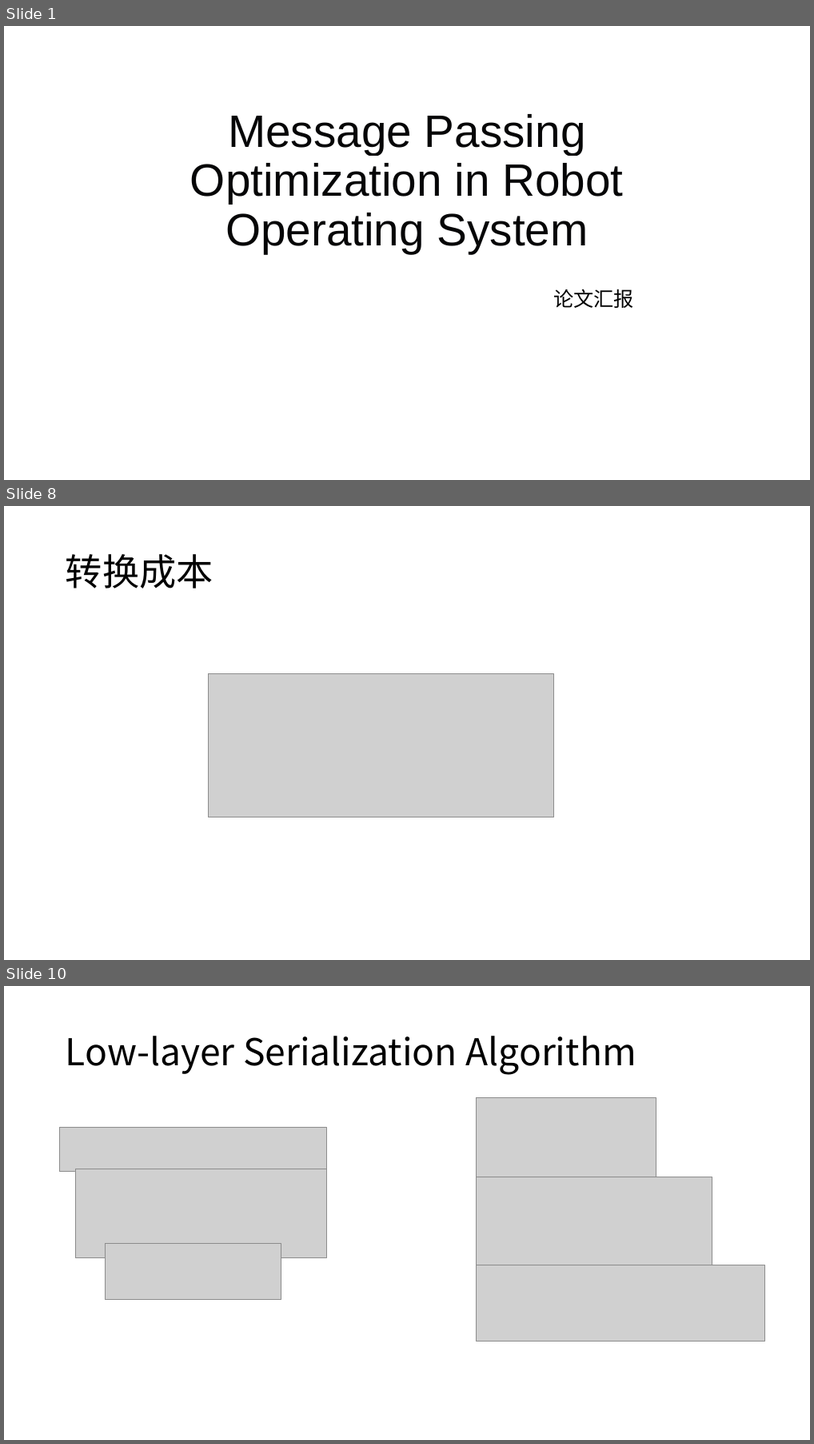
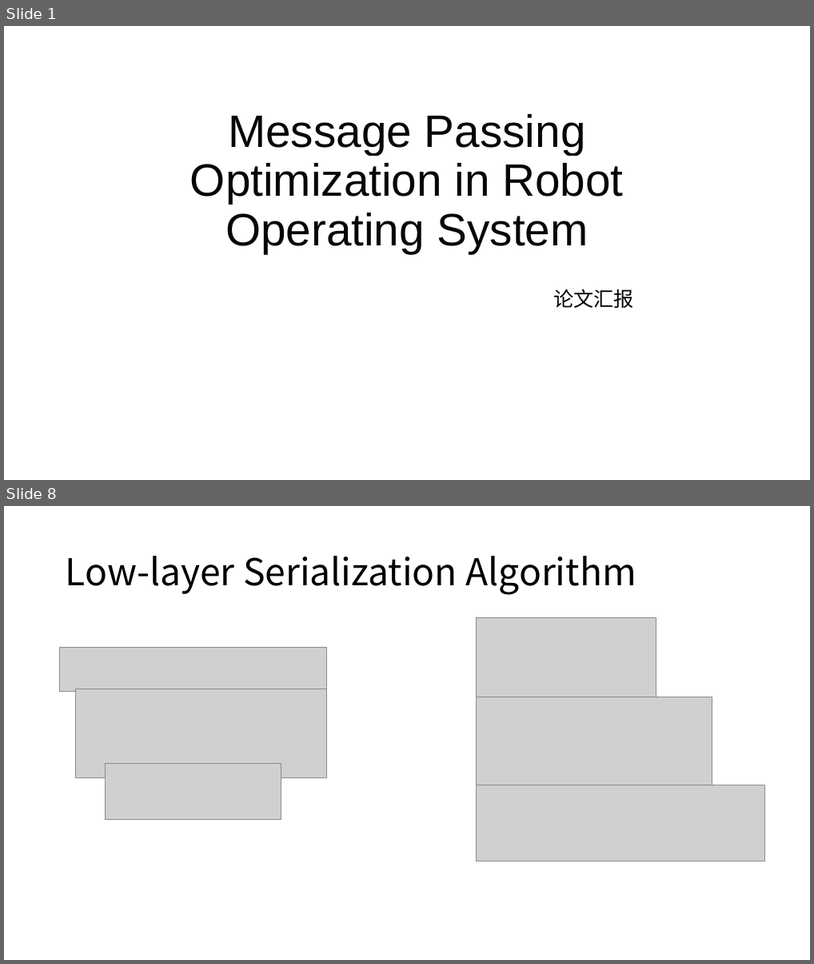
Before and after one commit to ArthurWANGZHE/plct, a slide deck: Task19/ATSA.pptx. Shown one above the other, each under a label of ours: slides 1, 8 and 10 before the commit, slides 1 and 8 after it; the slides between them are not shown. The pictures are 814x1444 and 814x964 pixels, drawn with LibreOffice and Linux fonts; fonts in the diff are those of the drawing; grey boxes stand for pictures. Boxes give left, top, right and bottom in pixels: in the first picture for what was removed or moved away, otherwise in the second. Text is boxed around its words. In the diff, an @@ line names an element or a change of style, - is before the commit and + after.

```diff
--- a/Task19/ATSA.pptx
+++ b/Task19/ATSA.pptx
@@ slide 8 removed at (4, 506, 810, 960), background #FFFFFF @@
@@ title removed at (66, 554, 214, 588) @@
-转换成本
@@ picture removed at (209, 673, 554, 816) @@
@@ what was slide 10 is now slide 8 @@
```
Also in this commit, not shown: 7 slides changed, 5 slides added, 4 other slides removed.
